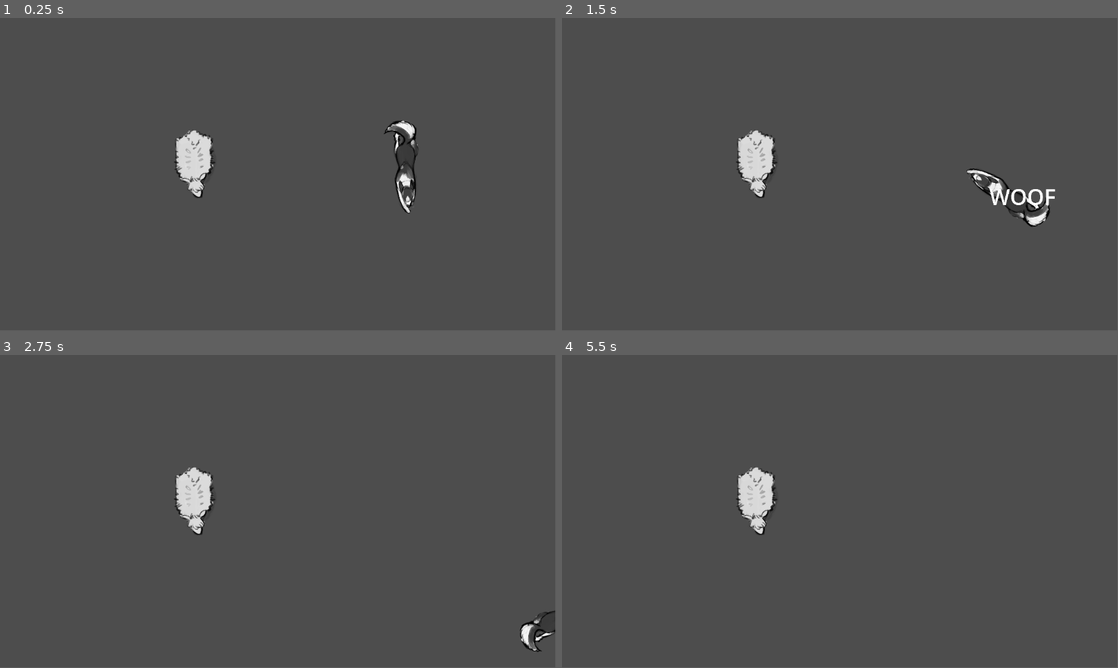
Above: before the commit, frames 1-4 (two rows, left to right).
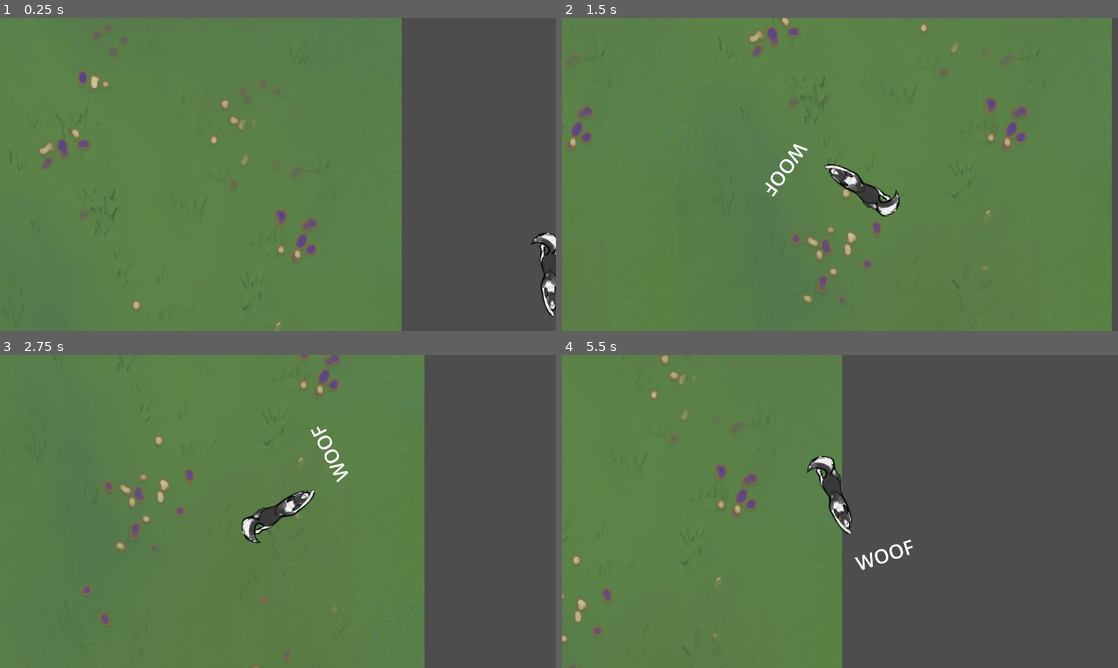
Above: after the commit, the same moments.

Repository: Nowan/slavic-game-jam-2024
Game: Godot game, scene res://src/scenes/main/MainScene.tscn
Two runs of this game, one before a commit and one after it. Both use one fixed random seed, a clock stepped at 60 frames per second and the inputs below. Before the commit the project has no main scene; this scene is started directly in both runs.
Inputs:
- Up to frame 1 (0.25 s): no input
- Up to frame 2 (1.5 s): hold D (move_right) 0.53-1.28 s; hold Space (user_power) 0.53-1.28 s; hold S (move_down) from 1.28 s (still down); tap Space (user_power) at 1.35 s
- Up to frame 3 (2.75 s): release S (move_down) at 2.03 s; hold D (move_right) from 2.03 s (still down); hold Space (user_power) from 2.03 s (still down)
- Up to frame 4 (5.5 s): release D (move_right) at 2.78 s; release Space (user_power) at 2.78 s; hold W (move_up) 2.78-3.53 s; tap Space (user_power) at 2.85, 4.35 s; hold Space (user_power) 3.53-4.28 s; hold A (move_left) 3.53-5.03 s; hold S (move_down) from 5.03 s (still down); hold Space (user_power) from 5.03 s (still down)
In our replay, the window is 799x449 before the commit and 800x450 after it. These sizes can differ from the game's own. Grey fills any space a smaller window leaves; there, only what the larger window draws over its background counts as a difference.

The runs differ from the first frame. In frame 1, 73% of the frame differs, in the area x 0-100%, y 0-100%; in frame 2, 99%, in the area x 0-99%, y 0-100%; in frame 3, 76%; in frame 4, 50%.

Commit message:
Added camera and scrolling background.
Added camera movement (camera follows player) and scrolling background

Diff:
--- a/project.godot
+++ b/project.godot
@@ -11,8 +11,16 @@
 [application]
 
 config/name="Slavic Game Jam 2024"
+run/main_scene="res://src/scenes/main/MainScene.tscn"
 config/features=PackedStringArray("4.3", "Forward Plus")
 config/icon="res://icon.svg"
+
+[display]
+
+window/size/viewport_width=1280
+window/size/viewport_height=720
+window/stretch/mode="viewport"
+window/stretch/aspect="expand"
 
 [input]
 
@@ -51,6 +59,12 @@
 ]
 }
 
+[layer_names]
+
+2d_physics/layer_1="actors"
+2d_physics/layer_2="obstacles"
+2d_physics/layer_3="anchors"
+
 [physics]
 
 common/physics_interpolation=true
--- /dev/null
+++ b/src/scenes/camera/anchor_2d.gd
@@ -0,0 +1,13 @@
+class_name Anchor2D
+extends Area2D
+
+@export var zoom_level = .5
+
+# Called when the node enters the scene tree for the first time.
+func _ready() -> void:
+	pass # Replace with function body.
+
+
+# Called every frame. 'delta' is the elapsed time since the previous frame.
+func _process(delta: float) -> void:
+	pass
--- /dev/null
+++ b/src/scenes/camera/anchor_2d.tscn
@@ -0,0 +1,17 @@
+[gd_scene load_steps=3 format=3 uid="uid://hgirghpfxic4"]
+
+[ext_resource type="Script" path="res://src/scenes/camera/anchor_2d.gd" id="1_h27bo"]
+
+[sub_resource type="RectangleShape2D" id="RectangleShape2D_4ljrw"]
+size = Vector2(1280, 720)
+
+[node name="Anchor2D" type="Area2D"]
+collision_layer = 4
+collision_mask = 0
+monitoring = false
+script = ExtResource("1_h27bo")
+
+[node name="CollisionShape2D" type="CollisionShape2D" parent="."]
+shape = SubResource("RectangleShape2D_4ljrw")
+
+[node name="Sprite2D" type="Sprite2D" parent="."]
--- /dev/null
+++ b/src/scenes/camera/anchor_camera_2d.gd
@@ -0,0 +1,74 @@
+extends Camera2D
+
+# Distance to the target in pixels below which the camera slows down.
+const SLOW_RADIUS := 300.0
+
+# Maximum speed in pixels per second.
+@export var max_speed := 2000.0
+
+# Mass to slow down the camera's movement
+@export var mass := 2.0
+
+var _velocity = Vector2.ZERO
+# Global position of an anchor area. If it's equal to `Vector2.ZERO`,
+# the camera doesn't have an anchor point and follows its owner.
+var _anchor_position := Vector2.ZERO
+var _target_zoom := 1.0
+
+
+# Called when the node enters the scene tree for the first time.
+func _ready() -> void:
+	# Setting a node as top-level makes it move independently of its parent.
+	set_as_top_level(true)
+
+
+# Called every frame. 'delta' is the elapsed time since the previous frame.
+# Every frame, we update the camera's zoom level and position
+func _physics_process(delta: float) -> void:
+	update_zoom()
+
+	# The camera's target position can either be `_anchor_position` if the value isn't
+	# `Vector2.ZERO` or the owner's position. The owner is the root node of the scene in which we
+	# instanced and saved the camera. In our demo, it's the Player.
+	var target_position: Vector2 = (
+		owner.global_position
+		if _anchor_position.is_equal_approx(Vector2.ZERO)
+		else _anchor_position
+		)
+	arrive_to(target_position)
+
+# Entering in an `Anchor2D` we receive the anchor object and change our `_anchor_position` and
+# `_target_zoom`
+func _on_AnchorDetector2D_anchor_detected(anchor: Anchor2D) -> void:
+	_anchor_position = anchor.global_position
+	_target_zoom = anchor.zoom_level
+
+
+# Leaving the anchor the zoom return to 1.0 and the camera's center to the player
+func _on_AnchorDetector2D_anchor_detached() -> void:
+	_anchor_position = Vector2.ZERO
+	_target_zoom = 1.0
+
+
+# Smoothly update the zoom level using a linear interpolation.
+func update_zoom() -> void:
+	if not is_equal_approx(zoom.x, _target_zoom):
+		# The weight we use considers the delta value to make the animation frame-rate independent.
+		var new_zoom_level: float = lerp(
+			zoom.x, _target_zoom, 1.0 - pow(0.008, get_physics_process_delta_time())
+		)
+		zoom = Vector2(new_zoom_level, new_zoom_level)
+
+
+# Gradually steers the camera to the `target_position` using the arrive steering behavior.
+func arrive_to(target_position: Vector2) -> void:
+	var distance_to_target := position.distance_to(target_position)
+	# We approach the `target_position` at maximum speed, taking the zoom into account, until we
+	# get close to the target point.
+	var desired_velocity := (target_position - position).normalized() * max_speed * zoom.x
+	# If we're close enough to the target, we gradually slow down the camera.
+	if distance_to_target < SLOW_RADIUS * zoom.x:
+		desired_velocity *= (distance_to_target / (SLOW_RADIUS * zoom.x))
+
+	_velocity += (desired_velocity - _velocity) / mass
+	position += _velocity * get_physics_process_delta_time()
--- /dev/null
+++ b/src/scenes/camera/anchor_camera_2d.tscn
@@ -0,0 +1,6 @@
+[gd_scene load_steps=2 format=3 uid="uid://ctl7lacira7x7"]
+
+[ext_resource type="Script" path="res://src/scenes/camera/anchor_camera_2d.gd" id="1_1xn43"]
+
+[node name="AnchorCamera2D" type="Camera2D"]
+script = ExtResource("1_1xn43")
--- /dev/null
+++ b/src/scenes/camera/anchor_detector_2d.gd
@@ -0,0 +1,17 @@
+class_name AnchroDetector2D
+extends Area2D
+
+signal anchor_detected(anchor)
+signal anchor_detached
+
+func _on_area_entered(area: Area2D) -> void:
+	emit_signal("anchor_detected", area)
+
+
+# When exiting an area, we have to ensure we're not entering another anchor.
+func _on_area_exited(area: Area2D) -> void:
+	var areas: Array = get_overlapping_areas()
+	# To do so, we check that's there's but one overlapping area left and that it's
+	# the one passed to this callback function.
+	if get_overlapping_areas().size() == 1 and area == areas[0]:
+		emit_signal("anchor_detached")
--- /dev/null
+++ b/src/scenes/camera/anchor_detector_2d.tscn
@@ -0,0 +1,19 @@
+[gd_scene load_steps=3 format=3 uid="uid://cyxps5ubb6yi2"]
+
+[ext_resource type="Script" path="res://src/scenes/camera/anchor_detector_2d.gd" id="1_r4tv4"]
+
+[sub_resource type="CapsuleShape2D" id="CapsuleShape2D_11d6s"]
+radius = 75.0
+height = 402.0
+
+[node name="AnchorDetector2D" type="Area2D"]
+collision_layer = 0
+collision_mask = 4
+monitorable = false
+script = ExtResource("1_r4tv4")
+
+[node name="CollisionShape2D" type="CollisionShape2D" parent="."]
+shape = SubResource("CapsuleShape2D_11d6s")
+
+[connection signal="area_entered" from="." to="." method="_on_area_entered"]
+[connection signal="area_exited" from="." to="." method="_on_area_exited"]
--- a/src/scenes/dog/Dog.tscn
+++ b/src/scenes/dog/Dog.tscn
@@ -1,7 +1,9 @@
-[gd_scene load_steps=5 format=3 uid="uid://mwmynyrns760"]
+[gd_scene load_steps=7 format=3 uid="uid://mwmynyrns760"]
 
 [ext_resource type="Texture2D" uid="uid://ljg8b5p34ome" path="res://assets/Dog/placeholder.png" id="1_1vi1y"]
 [ext_resource type="Script" path="res://src/scenes/dog/dog.gd" id="2_2pufu"]
+[ext_resource type="PackedScene" uid="uid://ctl7lacira7x7" path="res://src/scenes/camera/anchor_camera_2d.tscn" id="3_g3u46"]
+[ext_resource type="PackedScene" uid="uid://cyxps5ubb6yi2" path="res://src/scenes/camera/anchor_detector_2d.tscn" id="4_a6xw6"]
 
 [sub_resource type="CapsuleShape2D" id="CapsuleShape2D_116tv"]
 radius = 96.0
@@ -22,4 +24,13 @@
 shape = SubResource("CapsuleShape2D_116tv")
 
 [node name="DogScarebox" type="CollisionShape2D" parent="DogArea"]
+visible = false
 shape = SubResource("CircleShape2D_2xfgp")
+
+[node name="AnchorCamera2D" parent="." instance=ExtResource("3_g3u46")]
+visible = false
+
+[node name="AnchorDetector2D" parent="." instance=ExtResource("4_a6xw6")]
+
+[connection signal="anchor_detached" from="AnchorDetector2D" to="AnchorCamera2D" method="_on_AnchorDetector2D_anchor_detached"]
+[connection signal="anchor_detected" from="AnchorDetector2D" to="AnchorCamera2D" method="_on_AnchorDetector2D_anchor_detected"]
--- a/src/scenes/main/MainScene.tscn
+++ b/src/scenes/main/MainScene.tscn
@@ -2,10 +2,18 @@
 
 [ext_resource type="PackedScene" uid="uid://mwmynyrns760" path="res://src/scenes/dog/Dog.tscn" id="1_7h8kt"]
 [ext_resource type="Script" path="res://src/scenes/main/main_scene.gd" id="1_c10au"]
-[ext_resource type="PackedScene" uid="uid://bvillbq0e0oqg" path="res://src/scenes/sheep/Sheep.tscn" id="3_e26ju"]
+[ext_resource type="Texture2D" uid="uid://bna3ey7vrngk" path="res://assets/Main/level_0_loop.png" id="2_ym4gf"]
 
 [node name="Main" type="Node2D"]
 script = ExtResource("1_c10au")
+
+[node name="ParallaxBackground" type="ParallaxBackground" parent="."]
+
+[node name="ParallaxLayer" type="ParallaxLayer" parent="ParallaxBackground"]
+motion_mirroring = Vector2(1000, 3052)
+
+[node name="Sprite2D" type="Sprite2D" parent="ParallaxBackground/ParallaxLayer"]
+texture = ExtResource("2_ym4gf")
 
 [node name="Dog" parent="." instance=ExtResource("1_7h8kt")]
 position = Vector2(841, 309)
@@ -18,8 +26,8 @@
 anchor_bottom = 0.949
 offset_left = 11.5271
 offset_top = 110.908
-offset_right = 6.35803
-offset_bottom = -284.626
+offset_right = 12.5271
+offset_bottom = 315.908
 grow_horizontal = 2
 grow_vertical = 2
 theme_override_font_sizes/font_size = 150
@@ -28,7 +36,4 @@
 
 [node name="BarkTimer" type="Timer" parent="Dog"]
 
-[node name="Sheep" parent="." instance=ExtResource("3_e26ju")]
-position = Vector2(404, 305)
-
 [connection signal="timeout" from="Dog/BarkTimer" to="." method="_on_bark_timer_timeout"]
--- a/src/scenes/main/main_scene.gd
+++ b/src/scenes/main/main_scene.gd
@@ -6,8 +6,9 @@
 
 # Called every frame. 'delta' is the elapsed time since the previous frame.
 func _process(_delta: float) -> void:
-	$Dog/BarkTextPlaceholder.rotation = -$Dog.rotation
 	if Input.is_action_pressed("user_power"): show_power_text()
+
+
 
 
 func show_power_text():
--- /dev/null
+++ b/src/scenes/main/parallax_background.gd
@@ -0,0 +1,12 @@
+extends ParallaxBackground
+
+
+# Called when the node enters the scene tree for the first time.
+func _ready() -> void:
+	set_texture_repeat(true)
+
+
+# Called every frame. 'delta' is the elapsed time since the previous frame.
+func _process(delta: float) -> void:
+	scroll_offset.x += 1000 * delta
+	scroll_offset.y += 1000 * delta
Binary file added: assets/Main/level_0_loop.png
Not shown, added: assets/Main/level_0_loop.png.import
